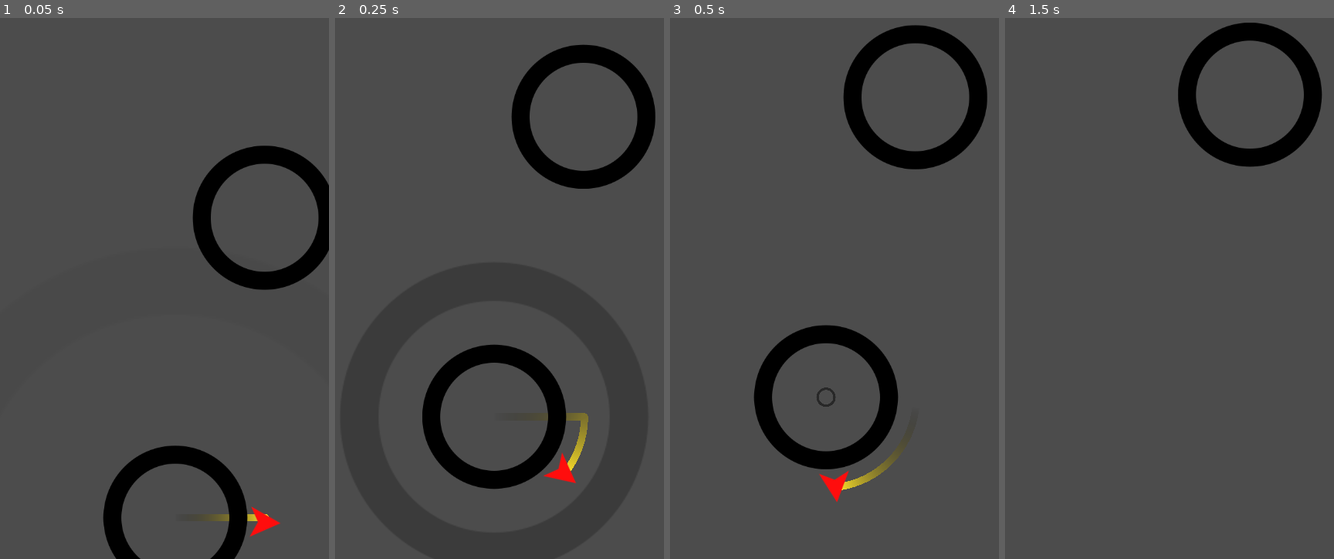
Above: before the commit, frames 1-4 (left to right).
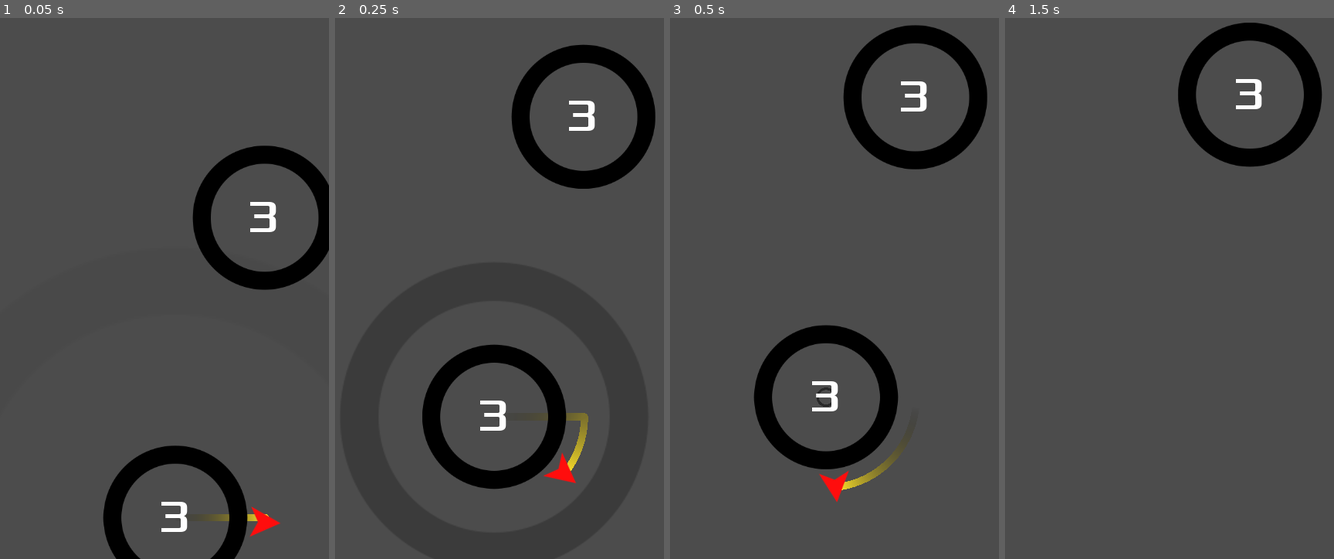
Above: after the commit, the same moments.

Repository: Eyesofbanquo/GodotGame
Game: Godot game, scene res://Main.tscn
Same seed, same stepped clock (60 frames per second), same inputs: the game is played once before the commit and once after it. Before the commit the project has no main scene; this scene is started directly in both runs.
Inputs (mouse positions are in pixels of both pictures, inside the frame that each line leads up to):
- Up to frame 1 (0.05 s): no input
- Up to frame 2 (0.25 s): no input
- Up to frame 3 (0.5 s): no input
- Up to frame 4 (1.5 s): move the mouse to (1235, 218) at 0.52 s; click (1235, 218) at 0.67 s; move the mouse to (1090, 283) at 1.27 s; click (1090, 283) at 1.42 s

The runs differ from the first frame. In frame 1, 0.4% of the frame differs, in the area x 49-85%, y 34-95%; in frame 2, 0.4%; in frame 3, 0.4%; in frame 4, 0.2%.

Commit message:
Finished part 3

Diff:
--- a/PhoneGame/Circle.gd
+++ b/PhoneGame/Circle.gd
@@ -1,12 +1,20 @@
 extends Area2D
 
 onready var orbit_position = $Pivot/OrbitPosition
+enum MODES {STATIC, LIMITED}
+
 var radius = 100
 var rotation_speed = PI
+var mode = MODES.STATIC
+var num_orbits = 3
+var current_orbits = 0
+var orbit_start = null #start position. where you start orbiting. THIS IS AN ANGLE
+var jumper = null
 
-func init(_position, _radius=radius):
+func init(_position, _radius=radius, _mode=MODES.LIMITED):
 	position = _position
 	radius = _radius
+	set_mode(_mode)
 	$CollisionShape2D.shape = $CollisionShape2D.shape.duplicate()
 	$CollisionShape2D.shape.radius = radius
 	var img_size = $Sprite.texture.get_size().x / 2
@@ -14,13 +22,41 @@
 	orbit_position.position.x = radius + 25
 	rotation_speed *= pow(-1, randi() % 2)
 
+func set_mode(_mode):
+	mode = _mode
+	match mode:
+		MODES.STATIC:
+			$Label.hide()
+		MODES.LIMITED:
+			current_orbits = num_orbits
+			$Label.text = str(current_orbits)
+			$Label.show()
+
 func _process(delta):
 	$Pivot.rotation += rotation_speed * delta
+
+	if mode == MODES.LIMITED and jumper:
+		check_orbits()
+
+func check_orbits():
+	if abs($Pivot.rotation - orbit_start) > 2 * PI:
+		current_orbits -= 1
+		$Label.text = str(current_orbits)
+		if current_orbits <= 0:
+			jumper.die()
+			jumper = null
+			implode()
+		orbit_start = $Pivot.rotation
 
 func implode():
 	$AnimationPlayer.play("implode")
 	yield($AnimationPlayer, "animation_finished")
 	queue_free()
 
-func capture():
+func capture(target):
+	jumper = target
 	$AnimationPlayer.play("capture")
+	$Pivot.rotation = (jumper.position - position).angle()
+
+	# Remember this is in radians
+	orbit_start = $Pivot.rotation
--- a/PhoneGame/Jumper.gd
+++ b/PhoneGame/Jumper.gd
@@ -29,7 +29,6 @@
 	# This gets the vector between your position and the target position
 	# Then it gets the ANGLE of this vector. Since a vector is simply a magnitude + direction (angle)
 	# And it sets the Pivot angle to this angle so that the player always snaps to this place
-	target.get_node("Pivot").rotation = (position - target.position).angle()
 	velocity = Vector2.ZERO
 	emit_signal("captured", area)
 
@@ -46,3 +45,12 @@
 		transform = target.orbit_position.global_transform
 	else:
 		position += velocity * delta
+
+func die():
+	target = null
+	queue_free()
+
+
+func _on_VisibilityNotifier2D_screen_exited():
+	if !target:
+		die()
--- a/PhoneGame/Main.gd
+++ b/PhoneGame/Main.gd
@@ -34,5 +34,5 @@
 # It then spawns a new circle *away* from the current circle's Area2D position
 func _on_Jumper_captured(object):
 	$Camera2D.position = object.position
-	object.capture()
+	object.capture(player)
 	call_deferred("spawn_circle")
--- a/PhoneGame/objects/Circle.tscn
+++ b/PhoneGame/objects/Circle.tscn
@@ -1,8 +1,9 @@
-[gd_scene load_steps=8 format=2]
+[gd_scene load_steps=10 format=2]
 
 [ext_resource path="res://assets/images/circle1_n.png" type="Texture" id=1]
 [ext_resource path="res://Circle.gd" type="Script" id=2]
 [ext_resource path="res://color.gdshader" type="Shader" id=3]
+[ext_resource path="res://assets/fonts/Xolonium-Regular.ttf" type="DynamicFontData" id=4]
 
 [sub_resource type="ShaderMaterial" id=1]
 shader = ExtResource( 3 )
@@ -80,6 +81,10 @@
 "values": [ Color( 1, 1, 1, 1 ), Color( 1, 1, 1, 0 ) ]
 }
 
+[sub_resource type="DynamicFont" id=5]
+size = 64
+font_data = ExtResource( 4 )
+
 [node name="Circle" type="Area2D"]
 script = ExtResource( 2 )
 
@@ -103,3 +108,17 @@
 [node name="AnimationPlayer" type="AnimationPlayer" parent="."]
 anims/capture = SubResource( 4 )
 anims/implode = SubResource( 3 )
+
+[node name="Label" type="Label" parent="."]
+margin_left = -25.4085
+margin_top = -40.4884
+margin_right = 19.5915
+margin_bottom = 37.5116
+size_flags_vertical = 1
+custom_fonts/font = SubResource( 5 )
+text = "1"
+align = 1
+valign = 1
+__meta__ = {
+"_edit_use_anchors_": false
+}
--- a/PhoneGame/objects/Jumper.tscn
+++ b/PhoneGame/objects/Jumper.tscn
@@ -34,3 +34,4 @@
 end_cap_mode = 2
 
 [connection signal="area_entered" from="." to="." method="_on_Jumper_area_entered"]
+[connection signal="screen_exited" from="VisibilityNotifier2D" to="." method="_on_VisibilityNotifier2D_screen_exited"]
--- a/PhoneGame/project.godot
+++ b/PhoneGame/project.godot
@@ -11,6 +11,7 @@
 [application]
 
 config/name="PhoneGame"
+run/main_scene="res://Main.tscn"
 config/icon="res://icon.png"
 
 [display]
